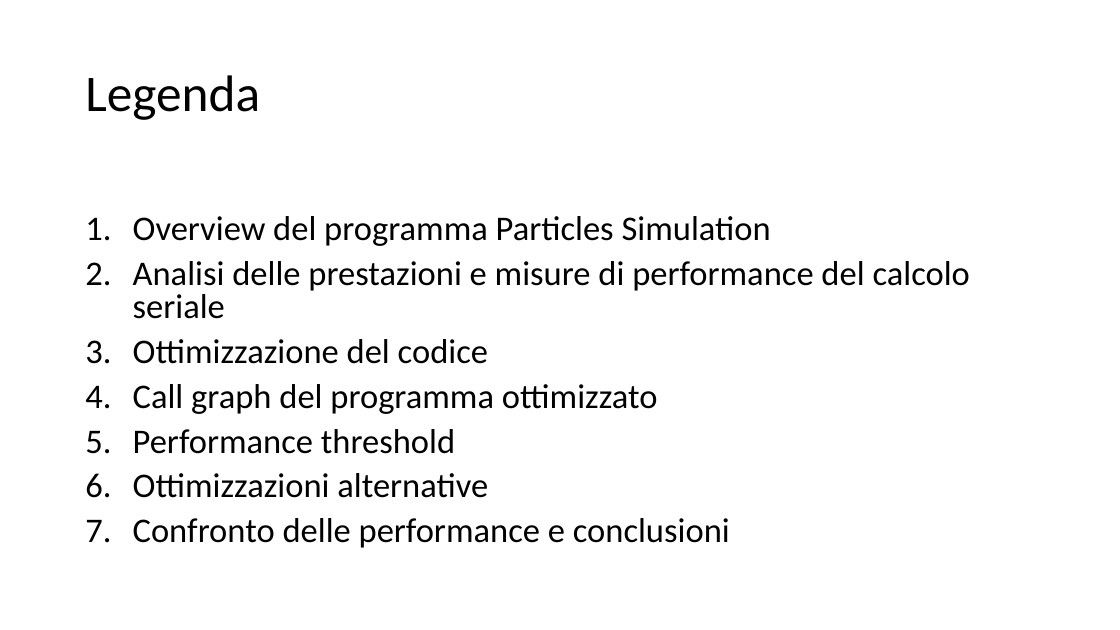
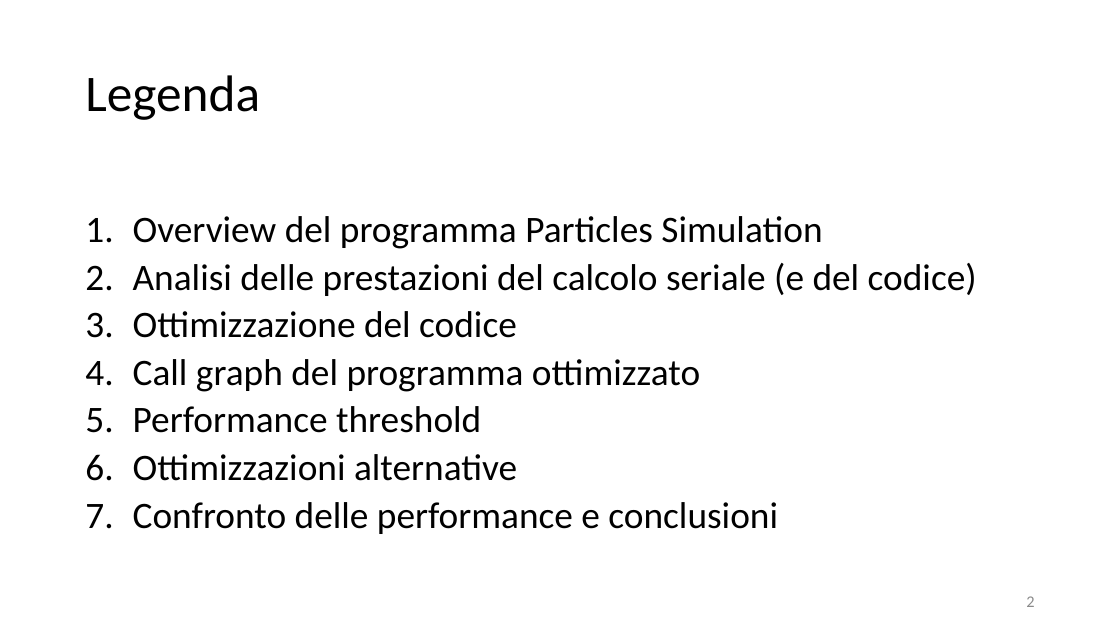
Before and after one commit to piepor/particles-simulation-parallel, a slide deck: slide 2 of presentazione/presentazione.pptx. Drawn at 1120x630 pixels with LibreOffice and Linux fonts; fonts in the diff are those of the drawing. Boxes give left, top, right and bottom in pixels: in the first picture for what was removed or moved away, otherwise in the second. Text is boxed around its words. In the diff, an @@ line names an element or a change of style, - is before the commit and + after.

```diff
--- a/presentazione/presentazione.pptx
+++ b/presentazione/presentazione.pptx
@@ text at bbox=[133, 216, 822, 534]: size 29.6 to 32 pt in "Overview del programma Particles Simulation", "Ottimizzazione del codice", "Call graph del programma ottimizzato", "Performance threshold" and 2 more places @@
@@ text at bbox=[133, 263, 977, 296]: text changed; size 29.6 to 32 pt @@
-2. Analisi delle prestazioni e misure di performance del calcolo seriale
+2. Analisi delle prestazioni del calcolo seriale (e del codice)
@@ page number added at bbox=[1026, 596, 1034, 607], 14 pt, text #8C8C8C @@
+2
```
Also in this commit, not shown: 16 other slides changed, 3 slides added, 4 other files.
